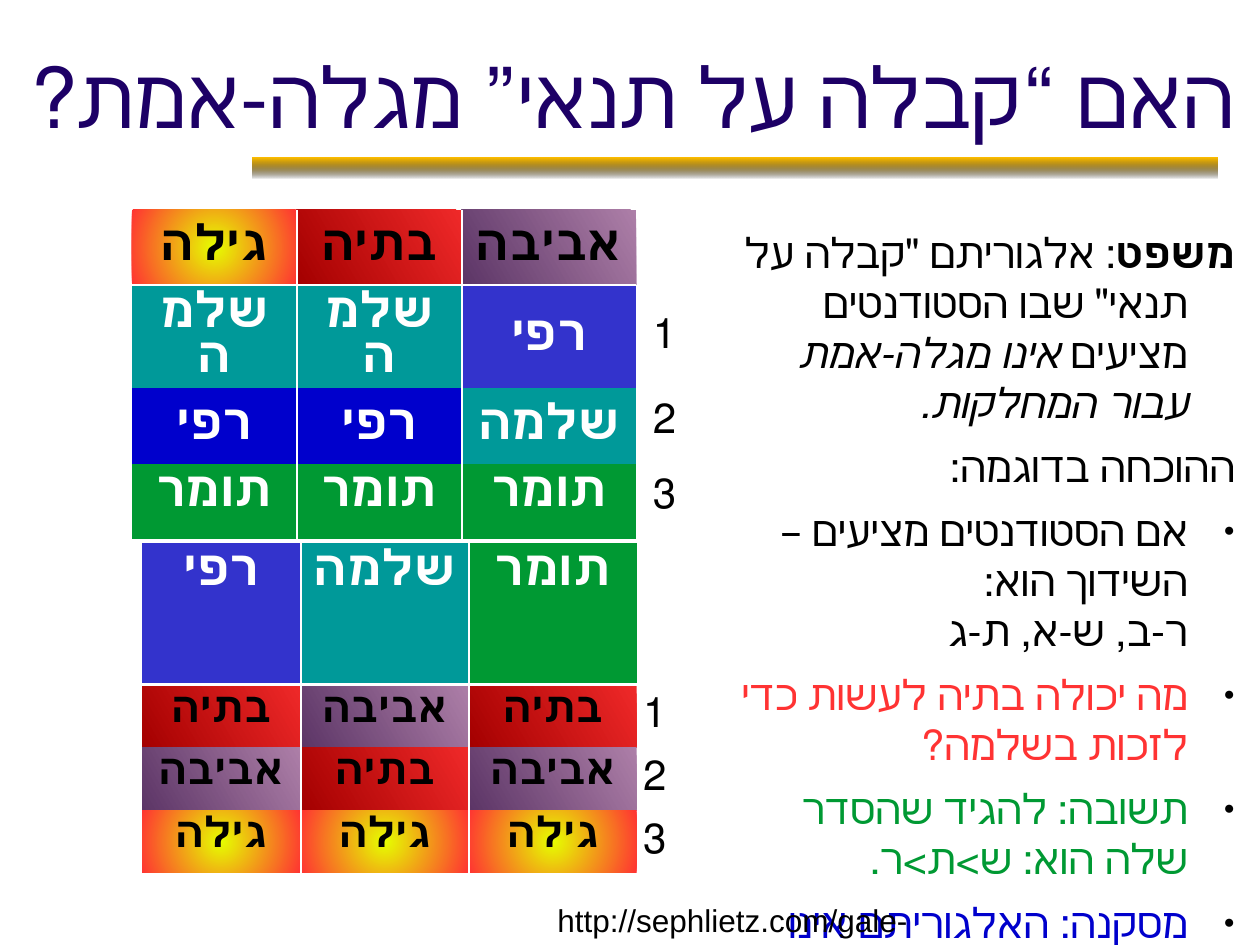
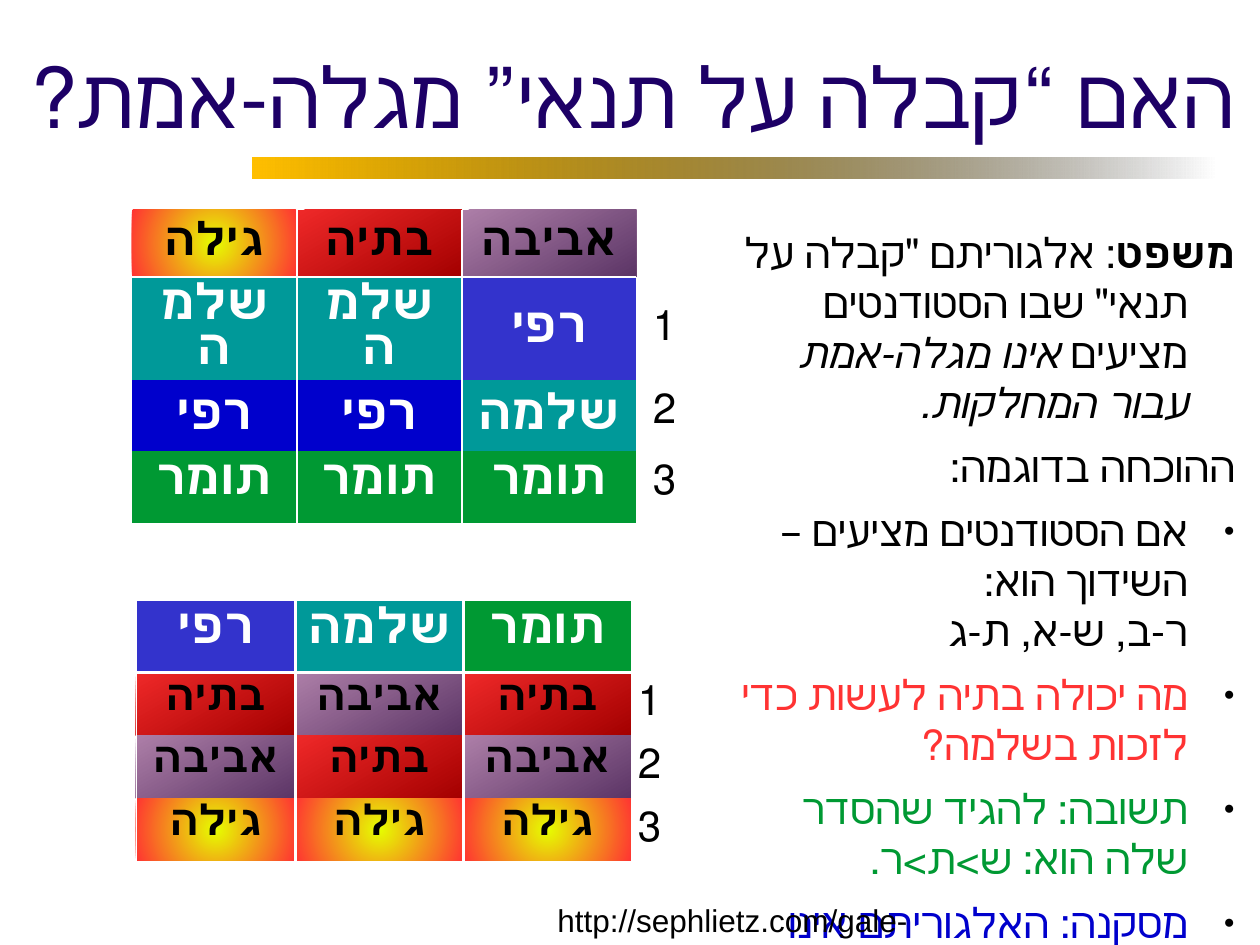
Before and after one commit to erelsgl-at-ariel/algorithms-5781, a slide deck: slide 22 of 10-matching/slides.odp (slide 23 before the commit). Drawn at 1260x945 pixels with LibreOffice and Linux fonts; fonts in the diff are those of the drawing. Boxes give left, top, right and bottom in pixels: in the first picture for what was removed or moved away, otherwise in the second. Text is boxed around its words. In the diff, an @@ line names an element or a change of style, - is before the commit and + after.

```diff
--- a/10-matching/slides.odp
+++ b/10-matching/slides.odp
@@ table at bbox=[132, 209, 689, 499] @@
@@ fill gradient #EF2929 to #A40000 to gradient #EF2929 to #A40000 in row 1, column 2 @@
@@ fill gradient #AD7FA8 to #5C3566 to gradient #AD7FA8 to #5C3566 in row 1, column 3 @@
@@ size 28 to 26 pt in "גילה", "בתיה", "אביבה" @@
@@ table at bbox=[136, 601, 673, 861] @@
@@ fill gradient #EF2929 to #A40000 to gradient #EF2929 to #A40000 in 3 cells @@
@@ fill gradient #AD7FA8 to #5C3566 to gradient #AD7FA8 to #5C3566 in 3 cells @@
@@ table: place and size @@
-table at bbox=[141, 543, 678, 873]
+table at bbox=[136, 601, 673, 861]
```
Also in this commit, not shown: 8 other slides changed, 1 slide removed, 5 other files.
